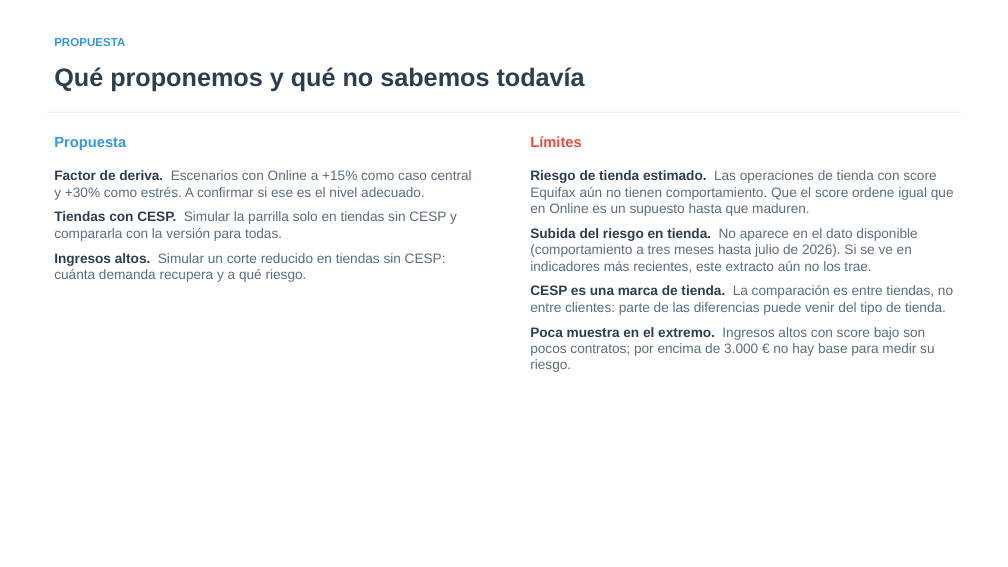
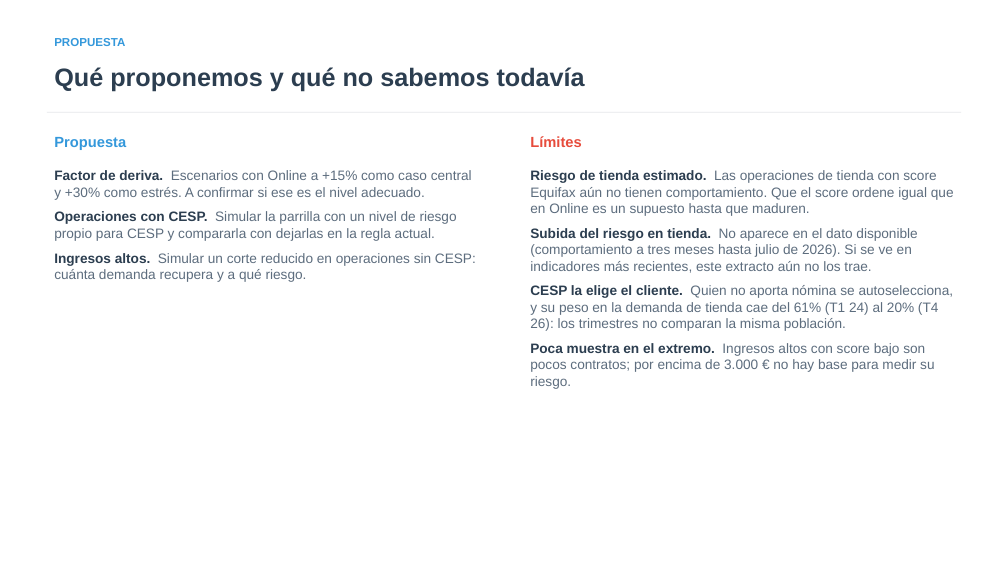
Before and after one commit to iocariz/scoring_tools, a slide deck: slide 9 of output/apple_deck/Apple_EFX_Dudas_Riesgos.pptx. Drawn at 1008x567 pixels with LibreOffice and Linux fonts; fonts in the diff are those of the drawing. Boxes give left, top, right and bottom in pixels: in the first picture for what was removed or moved away, otherwise in the second. Text is boxed around its words. In the diff, an @@ line names an element or a change of style, - is before the commit and + after.

```diff
--- a/output/apple_deck/Apple_EFX_Dudas_Riesgos.pptx
+++ b/output/apple_deck/Apple_EFX_Dudas_Riesgos.pptx
@@ text at [54, 211, 476, 282]: text changed @@
-Tiendas con CESP. Simular la parrilla solo en tiendas sin CESP y compararla con la versión para todas.
-Ingresos altos. Simular un corte reducido en tiendas sin CESP: cuánta demanda recupera y a qué riesgo.
+Operaciones con CESP. Simular la parrilla con un nivel de riesgo propio para CESP y compararla con dejarlas en la regla actual.
+Ingresos altos. Simular un corte reducido en operaciones sin CESP: cuánta demanda recupera y a qué riesgo.
@@ text at [530, 285, 954, 331]: text changed @@
-CESP es una marca de tienda. La comparación es entre tiendas, no entre clientes: parte de las diferencias puede venir del tipo de tienda.
+CESP la elige el cliente. Quien no aporta nómina se autoselecciona, y su peso en la demanda de tienda cae del 61% (T1 24) al 20% (T4 26): los trimestres no comparan la misma población.
```
Also in this commit, not shown: 5 other slides changed, 5 other files.
